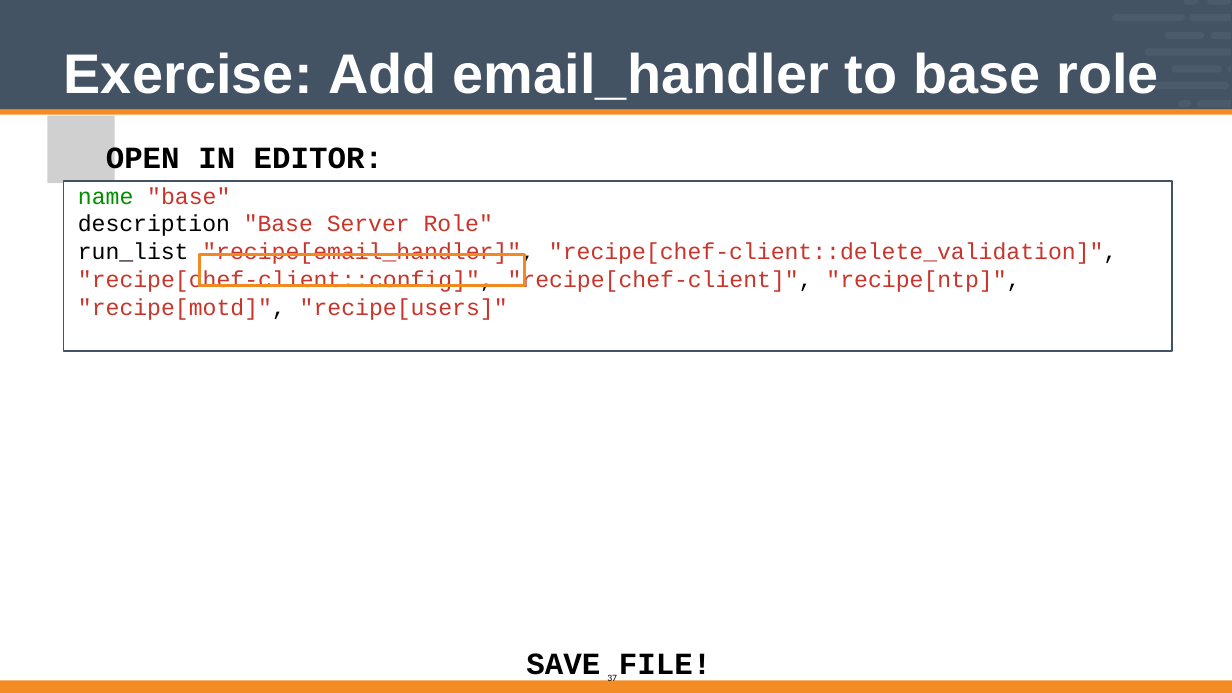
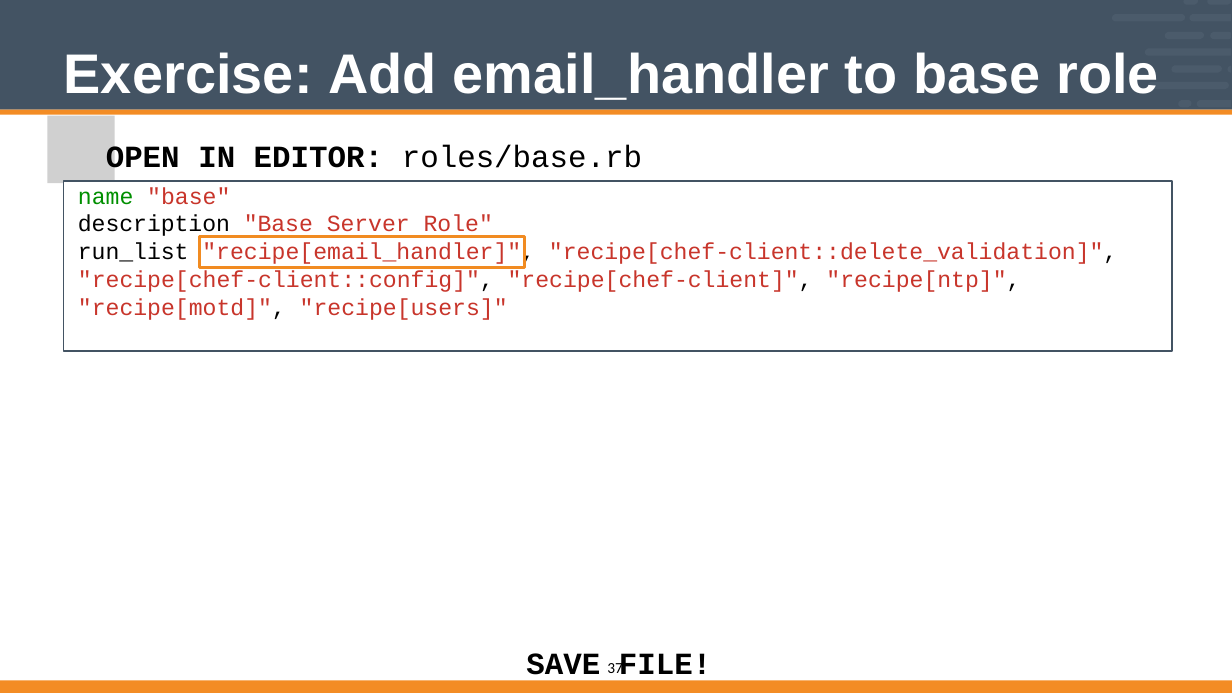
Before and after one commit to vinyar/chef-intermediate, a slide deck: slide 37 of Modules/08-Chef_Intermediate.pptx. Drawn at 1232x693 pixels with LibreOffice and Linux fonts; fonts in the diff are those of the drawing; grey boxes stand for pictures. Boxes give left, top, right and bottom in pixels: in the first picture for what was removed or moved away, otherwise in the second. Text is boxed around its words. In the diff, an @@ line names an element or a change of style, - is before the commit and + after.

Commit message:
Edited some text so this can be reviewed

```diff
--- a/Modules/08-Chef_Intermediate.pptx
+++ b/Modules/08-Chef_Intermediate.pptx
@@ text "OPEN IN EDITOR: roles/base.rb" rewrapped from (106, 146, 383, 205) to (106, 145, 642, 176) @@
@@ freeform shape: place and size @@
-freeform shape at (200, 254, 524, 285)
+freeform shape at (200, 237, 524, 267)
@@ page number: place and size @@
-page number at (607, 673, 617, 684)
+page number at (607, 660, 623, 674)
@@ page number at (607, 660, 623, 674): size 10 to 16 pt @@
```
Also in this commit, not shown: 41 other slides changed.
